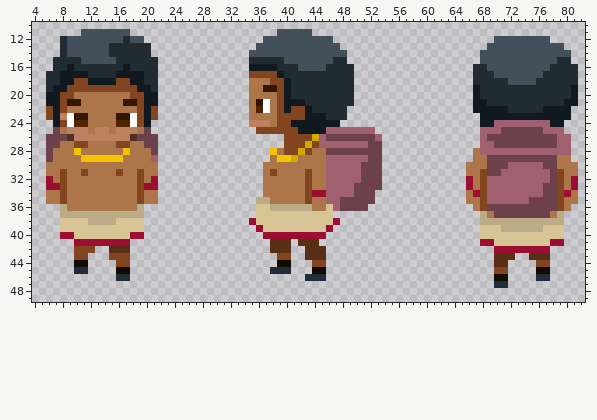
A sprite sheet gets an edit: phasertemplate-master/images/Aldeano/HombreIndigenaVariasVistas.png. Above: the version before the commit.
The file is 90x60 pixels. Shown: x 4..82, y 10..49.
Now the later version:
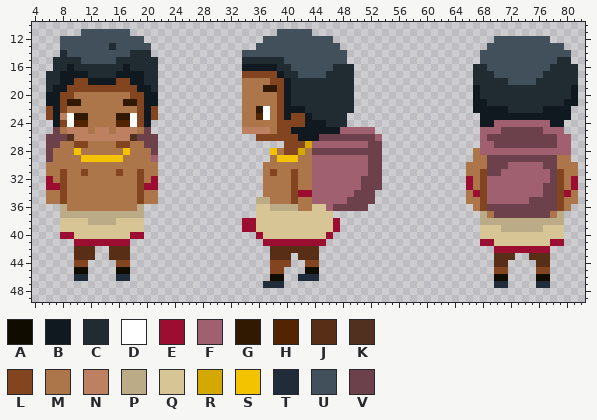
Palette (. is transparent): A #100c00  B #101820  C #202c31  D #ffffff  E #9b0e31  F #a16070  G #311800  H #522400  J #582e16  K #523020  L #834420  M #ac754a  N #bd8162  P #bbac87  Q #d8c595  R #d3a900  S #f4c300  T #202c39  U #41505a  V #6d414c
Change:
y 12: x 8 C -> U; x 17 C -> U
y 13: x 8 C -> U; x 16..20 CCCCC -> UUUUU
y 14: x 15..17 CCC -> UUU; x 34 . -> U
y 15: x 34 . -> C; x 47..48 CC -> UU
y 16: x 34 . -> B; x 41 C -> U; x 46 C -> U
y 17: x 34 . -> L; x 42..45 CCCC -> UUUU
y 18..20: x 34 . -> M
y 21: x 34 . -> M; x 36..37 GD -> MM; x 41..42 BB -> CC
y 22: x 34 . -> M; x 36 H -> G; x 41..43 LLB -> BBC; x 49 . -> C
y 23: x 34 . -> M; x 36..37 MM -> HD; x 40 L -> B; x 44..45 BB -> CC
y 24: x 34..37 .NNN -> MMMM; x 41..42 BB -> LL; x 46..48 BB. -> CCC
y 25: x 34..38 ..LLL -> NNNNM; x 41 L -> B; x 46..47 FF -> BB
y 26: x 36..39 .... -> LLLL; x 42..45 LLRF -> BBBV
y 27: x 44 L -> F
y 28: x 43..45 LMM -> MVV
y 29: x 41 R -> S; x 44..45 MM -> FF
y 30: x 44..45 MM -> FF; x 51 V -> F
y 31: x 41 M -> L; x 43..45 LMM -> MFF; x 51 V -> F
y 32: x 41 M -> L; x 43..45 LMM -> MFF
y 33: x 41 M -> L; x 43..45 LMM -> MFF; x 50 V -> F
y 34: x 41..45 MMLEE -> LEEFF
y 35: x 41 M -> L; x 43..45 LMM -> MFF; x 48 V -> F
y 36: x 42..47 PPMMQF -> MMQQFV
y 38: x 34 . -> E
y 39: x 34..36 ..E -> EEQ; x 46..47 E. -> QE
y 40: x 36..46 .EEEEEEEEE. -> EQQQQQQQQQE
y 41: x 37..45 .JJJ.JJJ. -> EEEEEEEEE
y 42: x 10..12 LLL -> JJJ; x 41..42 .. -> JJ; x 45 J -> .
y 43: x 10..12 LL. -> JJJ; x 15..17 LLL -> JJJ; x 38..40 .LL -> JJJ; x 42 . -> J; x 45 J -> .
y 44: x 10..11 AA -> LL; x 38..40 .AA -> LLL; x 43 . -> L; x 45 L -> .; x 76..77 LL -> JJ
y 45: x 10..11 TT -> AA; x 38..40 TTT -> LL.; x 43 . -> A; x 45 A -> .; x 76..77 AA -> LL
y 46: x 10..11 .. -> TT; x 38..39 .. -> AA; x 42 . -> T; x 45 T -> .; x 76..77 TT -> AA
y 47: x 37..39 ... -> TTT; x 76..77 .. -> TT
Where, in picture pixels (left, top, right, bottom), the same in both pictures:
changed: (60, 36, 67, 50)
changed: (109, 36, 151, 57)
changed: (242, 50, 368, 288)
changed: (74, 246, 130, 281)
changed: (536, 260, 550, 288)
